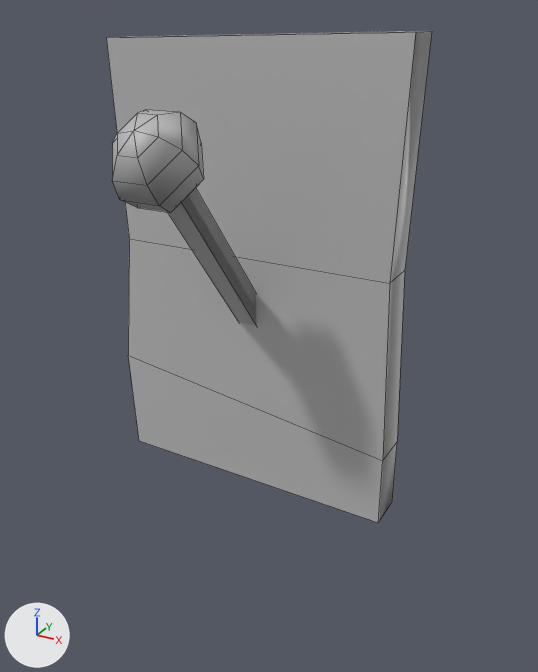
A saved change to the FBX model Assets/Props/prop_switchWLever.fbx.
Rendered twice from a 50 mm camera at (0.44, -0.769, 0.589) aimed at (0.044, -0.048, 0.228). Lighting does not change. The marker at lower left points along +X, +Y and +Z. Mesh edges are drawn as thin lines. Where no turn or scale is listed for an object, it has been applied to the vertices.

Before the edit, the objects in view are built like this:
```python
me_mesh = bpy.data.meshes.new('Mesh')
me_mesh.from_pydata(...)  # 39 vertices, 34 faces; spans x -0.047..0.047, y -0.233..0.01, z 0.209..0.5
me_mesh.materials.append(mat_lambert1)  # grey #bcbcbc
me_mesh_001 = bpy.data.meshes.new('Mesh.001')
me_mesh_001.from_pydata(...)  # 16 vertices, 11 faces; spans x -0.197..0.191, y -0.025..0.026, z -0.008..0.568
me_mesh_001.materials.append(mat_lambert1)  # grey #bcbcbc
ob_lever = bpy.data.objects.new('lever', me_mesh)
ob_lever.location = (0.0, 0.0, 0.0)
ob_switch1 = bpy.data.objects.new('switch1', me_mesh_001)
ob_switch1.location = (0.0, 0.0, 0.0)
```
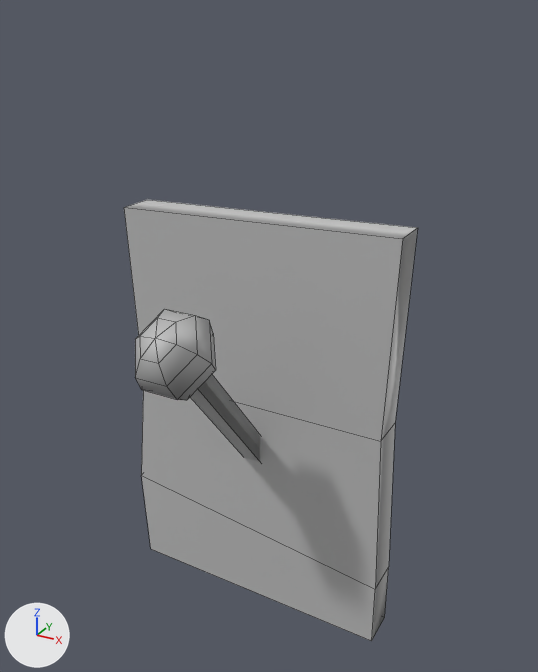
Where the change shows, as pixel boxes (x1, y1, x2, y2) in the pictures (538 x 672 px):
'switch1', moved
    before: (106, 31, 432, 523)
    after: (124, 199, 418, 641)
'lever', mesh moved
    before: (112, 110, 256, 325)
    after: (135, 309, 260, 462)

What changed in the scene script:
```text
Change me_mesh:
    where me_mesh.from_pydata(...)  # 39 vertices, 34 faces; spans x -0.047..0.047, y -0.233..0.01, z 0.209..0.5
    used by ob_lever; location = (0.0, 0.0, 0.0)
    me_mesh part 2: the whole mesh is moved by (0.0, 0.01, -0.209)
Change me_mesh_001:
    where me_mesh_001.from_pydata(...)  # 16 vertices, 11 faces; spans x -0.197..0.191, y -0.025..0.026, z -0.008..0.568
    used by ob_switch1; location = (0.0, 0.0, 0.0)
    me_mesh_001 part 1: the whole mesh is moved by (0.003, 0.0, -0.28)
Change ob_switch1:
    ob_switch1.location: (0.0, 0.0, 0.0) -> (-0.003, 0.008, 0.074)
```
